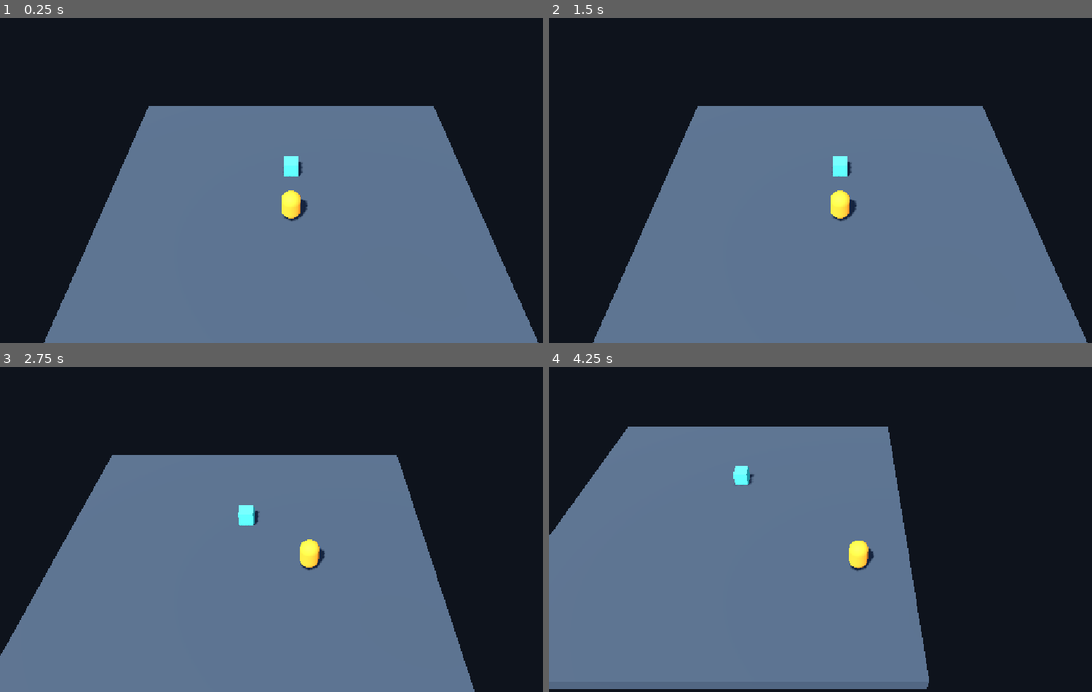
Above: before the commit, frames 1-4 (two rows, left to right).
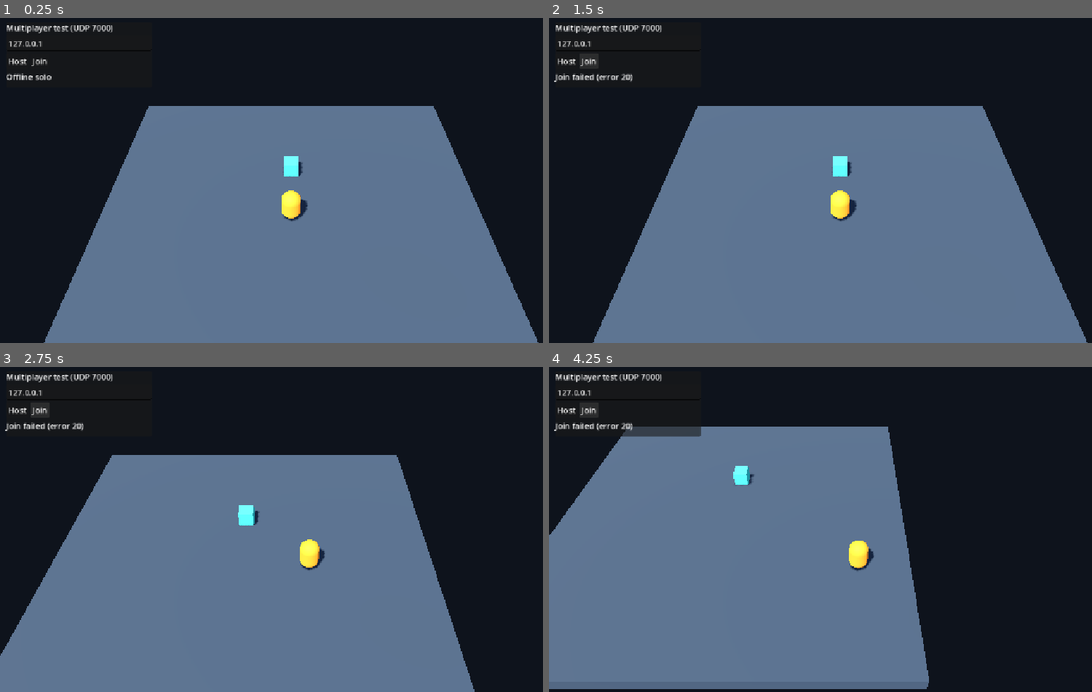
Above: after the commit, the same moments.

Repository: Lukasohgren/break-out-bear
Game: Godot game, scene res://scenes/main.tscn
The game is run twice, just before and just after one commit, with the same random seed, the same clock (stepped at 60 frames per second) and the same inputs.
Inputs (mouse positions are in pixels of both pictures, inside the frame that each line leads up to):
- Up to frame 1 (0.25 s): no input
- Up to frame 2 (1.5 s): click (565, 60) at 0.5 s, where only the run after the commit has a clickable "Host"; click (587, 60) at 1.25 s, where only the run after the commit has a clickable "Join"
- Up to frame 3 (2.75 s): hold D (move_right) from 2.03 s (still down); tap E (interact) at 2.1 s
- Up to frame 4 (4.25 s): release D (move_right) at 2.78 s; hold S (move_backward) 2.78-3.53 s; tap E (interact) at 2.85, 3.6 s; hold D (move_right) from 3.53 s (still down)

The runs differ from the first frame. In frame 1, 0.6% of the frame differs, in the area x 1-21%, y 2-20%; in frame 2, 0.8%; in frame 3, 0.8%; in frame 4, 1.2%, in the area x 0-29%, y 2-22%.

Commit message:
Implemented initial multiplayer foundation

Diff:
--- /dev/null
+++ b/network/network_session.gd
@@ -0,0 +1,172 @@
+extends Node
+
+const PLAYER_SCENE: PackedScene = preload("res://player/player.tscn")
+const PORT: int = 7000
+const MAX_PLAYERS: int = 5
+const SPAWN_X_OFFSETS := [0.0, 0.7, -0.7, 1.4, -1.4]
+
+@onready var players: Node3D = $Players
+@onready var spawner: MultiplayerSpawner = $MultiplayerSpawner
+@onready var movement_camera: Camera3D = $"../CameraRig/Camera3D"
+@onready var address_field: LineEdit = $DebugUI/PanelContainer/VBoxContainer/Address
+@onready var host_button: Button = $DebugUI/PanelContainer/VBoxContainer/Buttons/HostButton
+@onready var join_button: Button = $DebugUI/PanelContainer/VBoxContainer/Buttons/JoinButton
+@onready var status_label: Label = $DebugUI/PanelContainer/VBoxContainer/Status
+
+var slots_by_peer: Dictionary = {}
+var session_active: bool = false
+
+
+func _ready() -> void:
+	spawner.spawn_function = _create_network_player
+	host_button.pressed.connect(_host)
+	join_button.pressed.connect(_join)
+	multiplayer.peer_connected.connect(_on_peer_connected)
+	multiplayer.peer_disconnected.connect(_on_peer_disconnected)
+	multiplayer.connected_to_server.connect(_on_connected_to_server)
+	multiplayer.connection_failed.connect(_on_connection_failed)
+	multiplayer.server_disconnected.connect(_on_server_disconnected)
+
+
+func _host() -> void:
+	var peer := ENetMultiplayerPeer.new()
+	var error: Error = peer.create_server(PORT, MAX_PLAYERS - 1)
+	if error != OK:
+		status_label.text = "Host failed (error %s)" % error
+		return
+
+	_remove_offline_player()
+	multiplayer.multiplayer_peer = peer
+	session_active = true
+	_set_controls_enabled(false)
+	_spawn_player(1)
+	_update_host_status()
+
+
+func _join() -> void:
+	var address: String = address_field.text.strip_edges()
+	if address.is_empty():
+		status_label.text = "Enter a host IP address."
+		return
+
+	var peer := ENetMultiplayerPeer.new()
+	var error: Error = peer.create_client(address, PORT)
+	if error != OK:
+		status_label.text = "Join failed (error %s)" % error
+		return
+
+	_remove_offline_player()
+	multiplayer.multiplayer_peer = peer
+	session_active = true
+	_set_controls_enabled(false)
+	status_label.text = "Connecting to %s:%d..." % [address, PORT]
+
+
+func _on_peer_connected(peer_id: int) -> void:
+	if not multiplayer.is_server() or slots_by_peer.has(peer_id):
+		return
+	_spawn_player(peer_id)
+	_update_host_status()
+
+
+func _on_peer_disconnected(peer_id: int) -> void:
+	if not multiplayer.is_server():
+		return
+
+	slots_by_peer.erase(peer_id)
+	var player: Node = players.get_node_or_null(str(peer_id))
+	if player != null:
+		player.queue_free()
+	_update_host_status()
+
+
+func _on_connected_to_server() -> void:
+	status_label.text = "Connected as peer %d" % multiplayer.get_unique_id()
+
+
+func _on_connection_failed() -> void:
+	_restore_offline_player("Connection failed. Offline solo.")
+
+
+func _on_server_disconnected() -> void:
+	_restore_offline_player("Host disconnected. Offline solo.")
+
+
+func _spawn_player(peer_id: int) -> void:
+	var slot: int = _first_open_slot()
+	if slot == -1:
+		push_error("The multiplayer test is limited to five players.")
+		return
+
+	slots_by_peer[peer_id] = slot
+	var player: Node = spawner.spawn({"peer_id": peer_id, "slot": slot})
+	if player == null:
+		slots_by_peer.erase(peer_id)
+		push_error("Could not spawn a network player for peer %d." % peer_id)
+
+
+func _first_open_slot() -> int:
+	for slot in range(MAX_PLAYERS):
+		if not slots_by_peer.values().has(slot):
+			return slot
+	return -1
+
+
+func _create_network_player(data: Variant) -> Node:
+	var peer_id: int = int(data["peer_id"])
+	var slot: int = int(data["slot"])
+	var player: CharacterBody3D = PLAYER_SCENE.instantiate() as CharacterBody3D
+	player.name = str(peer_id)
+	player.position = Vector3(float(SPAWN_X_OFFSETS[slot]), 0.0, 0.0)
+	player.set("movement_camera", movement_camera)
+	player.set_multiplayer_authority(peer_id, true)
+	# Carrying changes a RigidBody3D's parent and physics state, which is not replicated yet.
+	var interaction_area: Area3D = player.get_node("InteractionArea") as Area3D
+	interaction_area.set("interaction_enabled", false)
+	interaction_area.monitoring = false
+	return player
+
+
+func _remove_offline_player() -> void:
+	var offline_player: Node = get_parent().get_node_or_null("Player")
+	if offline_player == null:
+		return
+
+	var interaction: Node = offline_player.get_node("InteractionArea")
+	var carried_object: CarryableObject = interaction.get("carried_object") as CarryableObject
+	if is_instance_valid(carried_object):
+		carried_object.drop()
+	offline_player.free()
+
+
+func _restore_offline_player(message: String) -> void:
+	if not session_active:
+		return
+
+	multiplayer.multiplayer_peer = OfflineMultiplayerPeer.new()
+	for player in players.get_children():
+		player.free()
+	slots_by_peer.clear()
+	session_active = false
+
+	var offline_player: CharacterBody3D = PLAYER_SCENE.instantiate() as CharacterBody3D
+	offline_player.name = "Player"
+	offline_player.set("movement_camera", movement_camera)
+	get_parent().add_child(offline_player)
+	_set_controls_enabled(true)
+	status_label.text = message
+
+
+func _set_controls_enabled(enabled: bool) -> void:
+	host_button.disabled = not enabled
+	join_button.disabled = not enabled
+	address_field.editable = enabled
+	host_button.release_focus()
+	join_button.release_focus()
+	address_field.release_focus()
+
+
+func _update_host_status() -> void:
+	status_label.text = "Hosting %d/%d on UDP %d" % [
+		slots_by_peer.size(), MAX_PLAYERS, PORT
+	]
--- a/player/player.gd
+++ b/player/player.gd
@@ -27,6 +27,9 @@
 
 
 func _physics_process(delta: float) -> void:
+	if not is_multiplayer_authority():
+		return
+
 	var input_vector: Vector2 = Input.get_vector(
 		"move_left", "move_right", "move_forward", "move_backward"
 	)
--- a/player/player.tscn
+++ b/player/player.tscn
@@ -18,6 +18,14 @@
 
 [sub_resource type="SphereShape3D" id="SphereShape3D_interaction"]
 radius = 0.8
+
+[sub_resource type="SceneReplicationConfig" id="SceneReplicationConfig_player"]
+properties/0/path = NodePath(".:position")
+properties/0/spawn = false
+properties/0/replication_mode = 1
+properties/1/path = NodePath(".:rotation")
+properties/1/spawn = false
+properties/1/replication_mode = 1
 
 [node name="Player" type="CharacterBody3D" groups=["players"]]
 script = ExtResource("1_player")
@@ -44,3 +52,6 @@
 
 [node name="CarryPoint" type="Marker3D" parent="."]
 position = Vector3(0, 0.55, -0.45)
+
+[node name="MultiplayerSynchronizer" type="MultiplayerSynchronizer" parent="."]
+replication_config = SubResource("SceneReplicationConfig_player")
--- a/player/player_interaction.gd
+++ b/player/player_interaction.gd
@@ -3,9 +3,13 @@
 @onready var carry_point: Marker3D = $"../CarryPoint"
 
 var carried_object: CarryableObject
+var interaction_enabled: bool = true
 
 
 func _physics_process(_delta: float) -> void:
+	if not interaction_enabled or not is_multiplayer_authority():
+		return
+
 	if not Input.is_action_just_pressed("interact"):
 		return
 
--- a/scenes/main.tscn
+++ b/scenes/main.tscn
@@ -3,6 +3,7 @@
 [ext_resource type="PackedScene" path="res://player/player.tscn" id="1_player"]
 [ext_resource type="Script" uid="uid://b72gg4y1et42v" path="res://camera/camera_rig.gd" id="2_camera_rig"]
 [ext_resource type="PackedScene" path="res://items/carryable_object.tscn" id="3_carryable"]
+[ext_resource type="Script" path="res://network/network_session.gd" id="4_network_session"]
 
 [sub_resource type="StandardMaterial3D" id="StandardMaterial3D_floor"]
 albedo_color = Color(0.19, 0.25, 0.32, 1)
@@ -63,3 +64,39 @@
 current = true
 fov = 45.0
 far = 50.0
+
+[node name="NetworkSession" type="Node" parent="."]
+script = ExtResource("4_network_session")
+
+[node name="Players" type="Node3D" parent="NetworkSession"]
+
+[node name="MultiplayerSpawner" type="MultiplayerSpawner" parent="NetworkSession"]
+spawn_path = NodePath("../Players")
+
+[node name="DebugUI" type="CanvasLayer" parent="NetworkSession"]
+
+[node name="PanelContainer" type="PanelContainer" parent="NetworkSession/DebugUI"]
+offset_left = 12.0
+offset_top = 12.0
+offset_right = 300.0
+offset_bottom = 142.0
+
+[node name="VBoxContainer" type="VBoxContainer" parent="NetworkSession/DebugUI/PanelContainer"]
+
+[node name="Title" type="Label" parent="NetworkSession/DebugUI/PanelContainer/VBoxContainer"]
+text = "Multiplayer test (UDP 7000)"
+
+[node name="Address" type="LineEdit" parent="NetworkSession/DebugUI/PanelContainer/VBoxContainer"]
+text = "127.0.0.1"
+placeholder_text = "Host IP for Join"
+
+[node name="Buttons" type="HBoxContainer" parent="NetworkSession/DebugUI/PanelContainer/VBoxContainer"]
+
+[node name="HostButton" type="Button" parent="NetworkSession/DebugUI/PanelContainer/VBoxContainer/Buttons"]
+text = "Host"
+
+[node name="JoinButton" type="Button" parent="NetworkSession/DebugUI/PanelContainer/VBoxContainer/Buttons"]
+text = "Join"
+
+[node name="Status" type="Label" parent="NetworkSession/DebugUI/PanelContainer/VBoxContainer"]
+text = "Offline solo"
Not shown, added: network/network_session.gd.uid
Not shown: 1 places in player/player.tscn that only renumber resources
